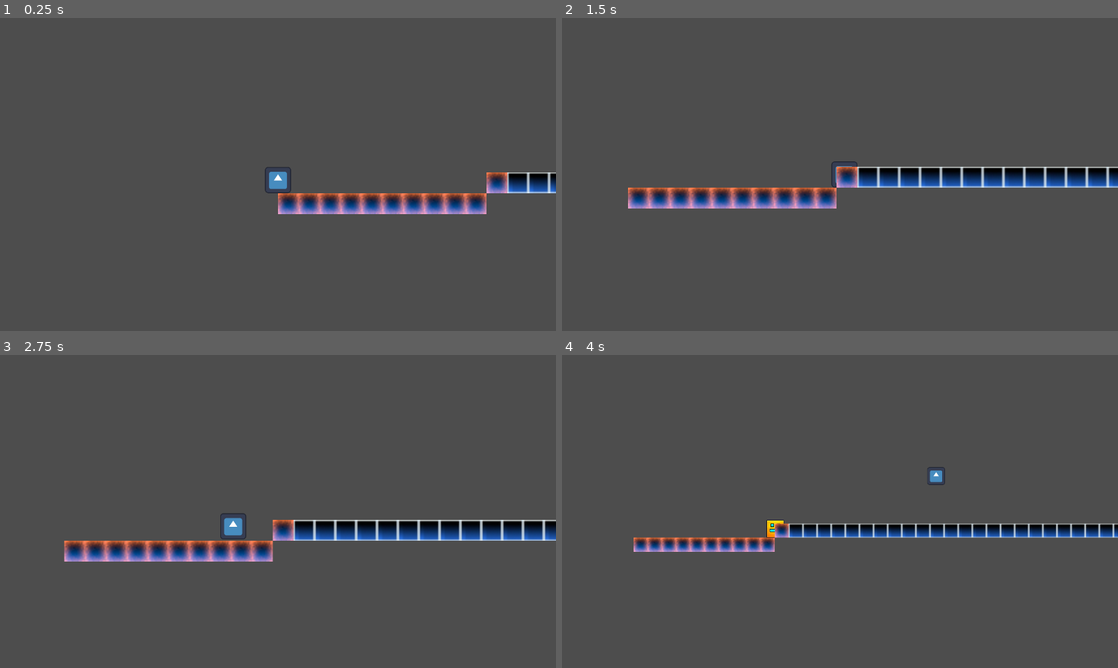
Above: before the commit, frames 1-4 (two rows, left to right).
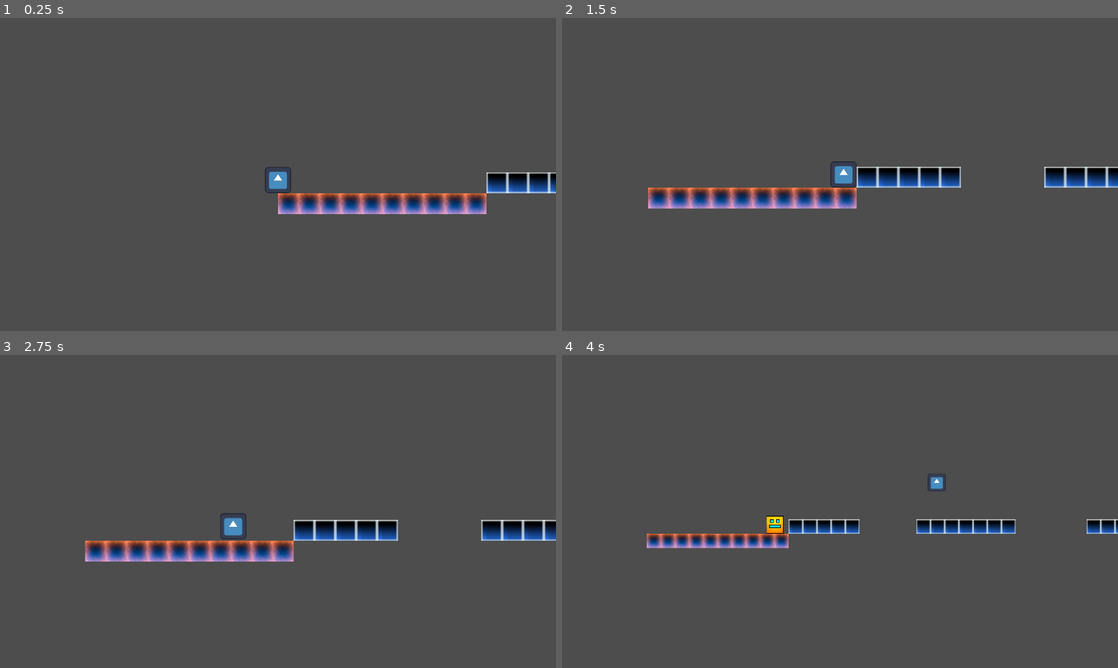
Above: after the commit, the same moments.

Repository: logan03109/second-jame-gam
Game: Godot game, scene res://scenes/Main.tscn
The game is run twice, just before and just after one commit, with the same random seed, the same clock (stepped at 60 frames per second) and the same inputs. The engine's default icon, where the game draws it, is replaced by a stand-in: a white triangle on a blue panel in a dark square.
Inputs:
- Up to frame 1 (0.25 s): no input
- Up to frame 2 (1.5 s): hold D (p1_right) from 0.53 s (still down); tap F (p1_dash) at 0.6 s; tap W (p1_jump) at 0.77 s; tap / (p2_dash) at 1.35 s
- Up to frame 3 (2.75 s): tap W (p1_jump) at 1.52 s; release D (p1_right) at 2.03 s; hold A (p1_left) from 2.03 s (still down); tap Down (p2_down) at 2.1 s
- Up to frame 4 (4 s): release A (p1_left) at 2.78 s; hold D (p1_right) from 2.78 s (still down); tap L (p2_join) at 2.85 s; tap W (p1_jump) at 3.02, 3.77 s; tap Left (p2_left) at 3.6 s

The runs differ from the first frame. In frame 1, 0.2% of the frame differs, in the area x 87-92%, y 49-56%; in frame 2, 2.4%; in frame 3, 1.8%; in frame 4, 5.1%, in the area x 12-100%, y 35-63%.

Commit message:
adding chunk 3

Diff:
--- a/scenes/Main.tscn
+++ b/scenes/Main.tscn
@@ -5,11 +5,12 @@
 [ext_resource type="PackedScene" uid="uid://cmxphmyhw0cgv" path="res://scenes/chunk_1.tscn" id="2_rarhs"]
 [ext_resource type="PackedScene" uid="uid://j1etn6qdep6" path="res://scenes/chunk_2.tscn" id="3_c01mt"]
 [ext_resource type="PackedScene" uid="uid://b17if56muo26m" path="res://scenes/safe_chunk.tscn" id="3_vcsgt"]
+[ext_resource type="PackedScene" uid="uid://buevcx4p2sfko" path="res://scenes/chunk_3.tscn" id="4_nxtc6"]
 [ext_resource type="PackedScene" uid="uid://doj1lafa43rle" path="res://scenes/Player_2.tscn" id="5_vcsgt"]
 
 [node name="Node2D" type="Node2D" unique_id=1314541290]
 script = ExtResource("1_rvslj")
-chunk_scenes = Array[PackedScene]([ExtResource("2_rarhs"), ExtResource("3_c01mt")])
+chunk_scenes = Array[PackedScene]([ExtResource("2_rarhs"), ExtResource("3_c01mt"), ExtResource("4_nxtc6")])
 start_chunk = ExtResource("3_vcsgt")
 
 [node name="GameCamera" type="Camera2D" parent="." unique_id=982389235]
--- /dev/null
+++ b/scenes/chunk_3.tscn
@@ -0,0 +1,42 @@
+[gd_scene format=3 uid="uid://buevcx4p2sfko"]
+
+[ext_resource type="Texture2D" uid="uid://b8ei0qxkov3pa" path="res://assets/Screenshot 2026-06-04 113736.png" id="1_5bqgg"]
+[ext_resource type="Texture2D" uid="uid://bujd5gs24k1tu" path="res://assets/gd block second.png" id="2_oyhqx"]
+
+[sub_resource type="TileSetAtlasSource" id="TileSetAtlasSource_x4ksq"]
+texture = ExtResource("1_5bqgg")
+0:0/0 = 0
+0:0/0/physics_layer_0/polygon_0/points = PackedVector2Array(-8, -8, 8, -8, 8, 8, -8, 8)
+
+[sub_resource type="TileSetAtlasSource" id="TileSetAtlasSource_tlfix"]
+texture = ExtResource("2_oyhqx")
+0:0/0 = 0
+
+[sub_resource type="TileSet" id="TileSet_h4vka"]
+physics_layer_0/collision_layer = 3
+physics_layer_0/collision_mask = 3
+sources/0 = SubResource("TileSetAtlasSource_x4ksq")
+sources/1 = SubResource("TileSetAtlasSource_tlfix")
+
+[sub_resource type="RectangleShape2D" id="RectangleShape2D_lvdxy"]
+size = Vector2(3, 120.5)
+
+[node name="Chunk" type="Node2D" unique_id=1161737643]
+
+[node name="TileMap" type="TileMap" parent="." unique_id=1182193466]
+tile_set = SubResource("TileSet_h4vka")
+format = 2
+layer_0/tile_data = PackedInt32Array(-65481, 0, 0, -65480, 0, 0, -65479, 0, 0, -65477, 0, 0, -65476, 0, 0, -65475, 0, 0, -65473, 0, 0, -65472, 0, 0, -65471, 0, 0, -131006, 0, 0, -131004, 0, 0, -131003, 0, 0, -131002, 0, 0, -65466, 0, 0, -65465, 0, 0, -65464, 0, 0, -65536, 1, 0, -65535, 0, 0, -131067, 0, 0, -131066, 0, 0, 9, 0, 0, 10, 0, 0, 11, 0, 0, -65522, 0, 0, -65521, 0, 0, -65520, 0, 0, -327669, 0, 0, -327668, 0, 0, -196589, 0, 0, -196588, 0, 0, -196587, 0, 0, -65512, 0, 0, -65511, 0, 0, -65510, 0, 0, -65509, 0, 0, 65566, 0, 0, 65567, 0, 0, 65568, 0, 0, 33, 0, 0, 34, 0, 0, -65498, 0, 0, -65497, 0, 0, 65579, 0, 0, 65580, 0, 0, -65488, 0, 0, -65487, 0, 0)
+
+[node name="SpawnPoint" type="Marker2D" parent="." unique_id=2087327834]
+position = Vector2(0, -16)
+
+[node name="EndPoint" type="Marker2D" parent="." unique_id=57813125]
+position = Vector2(1168, -16)
+
+[node name="checkpoint" type="Area2D" parent="." unique_id=198331082]
+position = Vector2(1130, -42)
+
+[node name="CollisionShape2D" type="CollisionShape2D" parent="checkpoint" unique_id=1222296339]
+position = Vector2(35.5, -17.25)
+shape = SubResource("RectangleShape2D_lvdxy")
